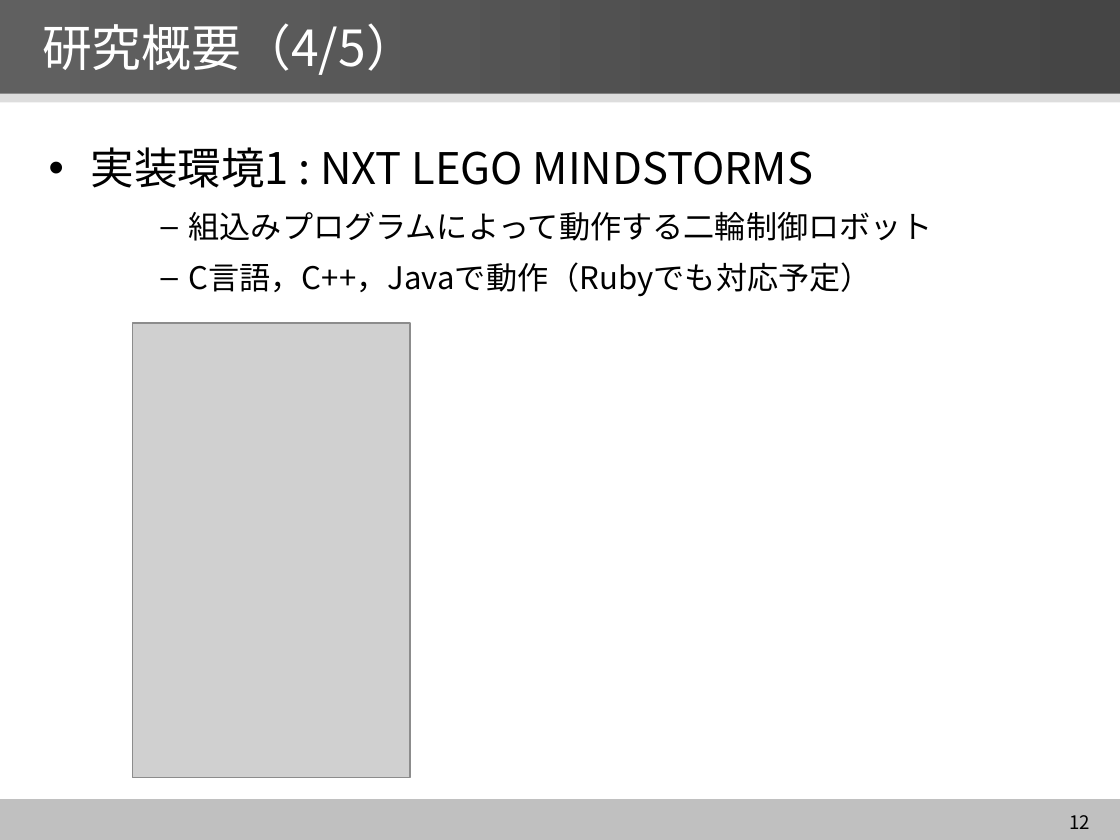
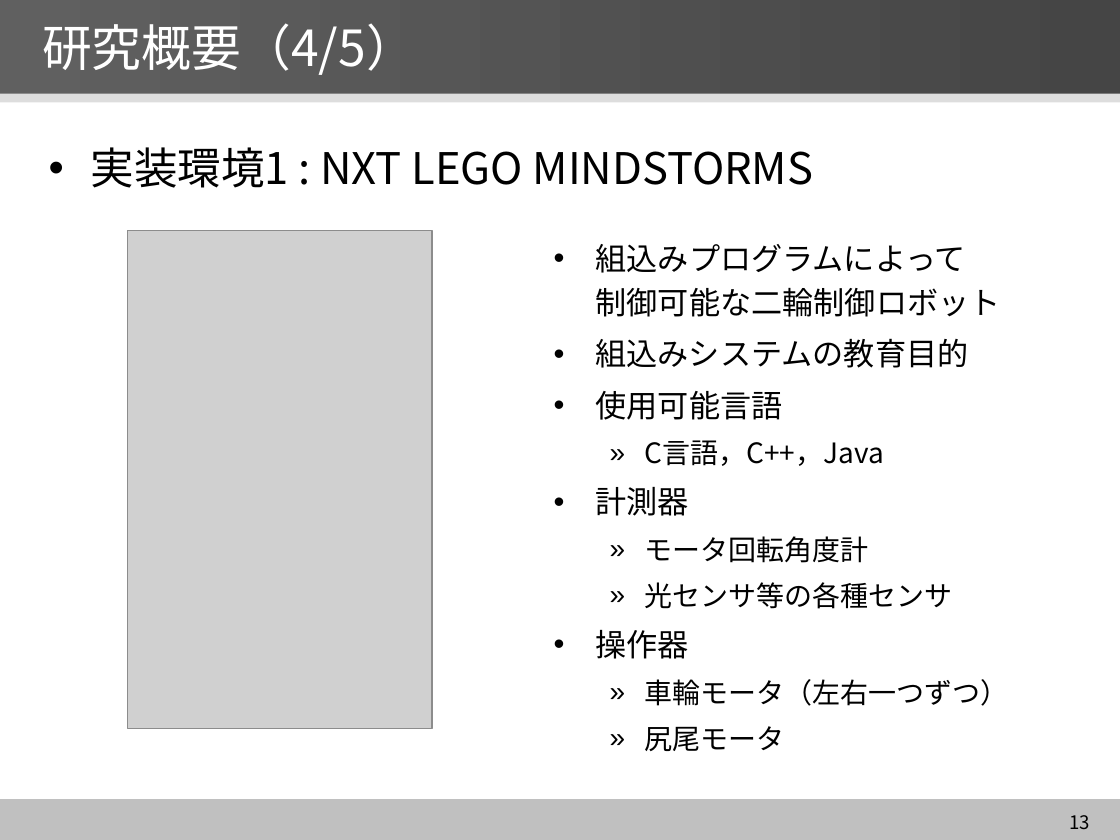
Before and after one commit to YutaNiimura/leJOS-OSEK, a slide deck: slide 13 of 中間発表関連/5I25新村祐太 中間発表スライドver2.0.pptx (slide 12 before the commit). Drawn at 1120x840 pixels with LibreOffice and Linux fonts; fonts in the diff are those of the drawing; grey boxes stand for pictures. Boxes give left, top, right and bottom in pixels: in the first picture for what was removed or moved away, otherwise in the second. Text is boxed around its words. In the diff, an @@ line names an element or a change of style, - is before the commit and + after.

```diff
--- a/中間発表関連/5I25新村祐太 中間発表スライドver2.0.pptx
+++ b/中間発表関連/5I25新村祐太 中間発表スライドver2.0.pptx
@@ picture resized from (x1=132, y1=323, x2=410, y2=777) to (x1=128, y1=231, x2=432, y2=729) @@
@@ text at (x1=189, y1=212, x2=933, y2=297): paragraphs removed @@
-    – 組込みプログラムによって動作する二輪制御ロボット
-    – C言語，C++，Javaで動作（Rubyでも対応予定）
@@ text added at (x1=596, y1=244, x2=1009, y2=751), 20 pt, text #000000 @@
+• 組込みプログラムによって
+  制御可能な二輪制御ロボット
+• 組込みシステムの教育目的
+• 使用可能言語
+  » C言語，C++，Java
+• 計測器
+  » モータ回転角度計
+  » 光センサ等の各種センサ
+• 操作器
+  » 車輪モータ（左右一つずつ）
+  » 尻尾モータ
@@ page number at (x1=1069, y1=815, x2=1090, y2=829): text changed @@
-12
+13
```
Also in this commit, not shown: 13 other slides changed, 3 slides added, 2 other files.
